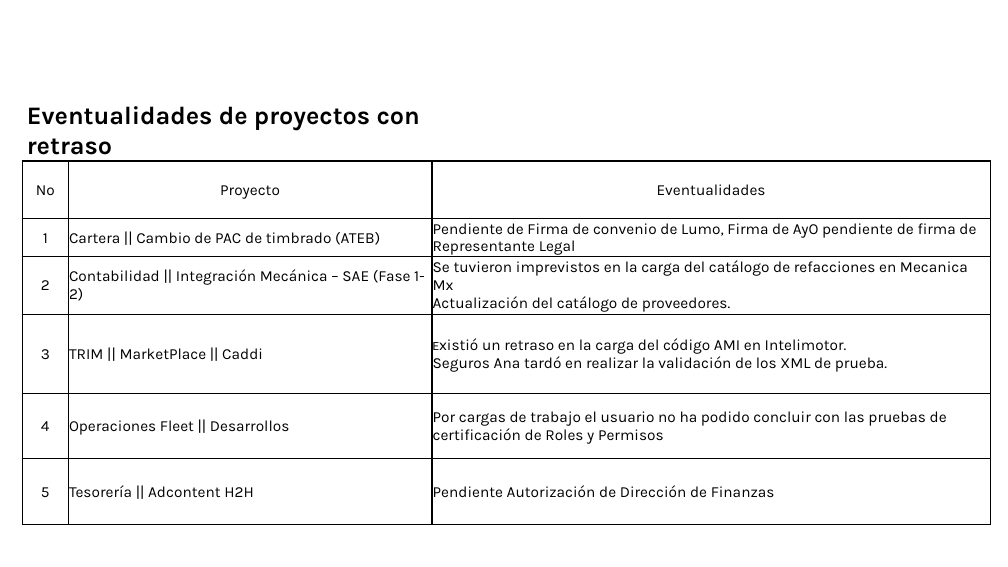
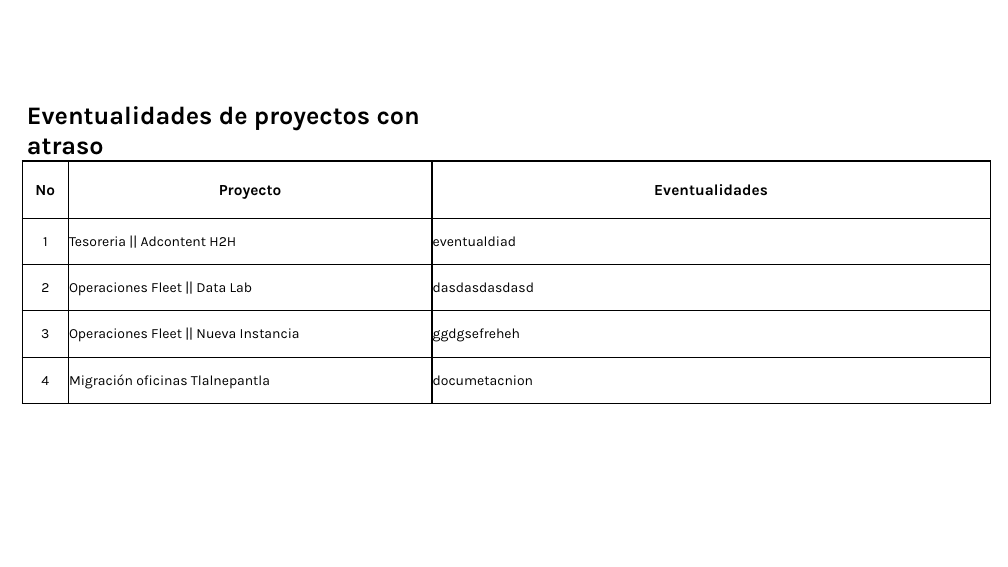
Before and after one commit to DTI-Dashboard/Proyectos, a slide deck: slide 3 of cierre_base.pptx. Drawn at 1008x567 pixels with LibreOffice and Linux fonts; fonts in the diff are those of the drawing; background and template pictures are left out. Boxes give left, top, right and bottom in pixels: in the first picture for what was removed or moved away, otherwise in the second. Text is boxed around its words. In the diff, an @@ line names an element or a change of style, - is before the commit and + after.

```diff
--- a/cierre_base.pptx
+++ b/cierre_base.pptx
@@ text at (x1=27, y1=106, x2=420, y2=155): text changed @@
-Eventualidades de proyectos con retraso
+Eventualidades de proyectos con atraso
@@ table at (x1=22, y1=161, x2=991, y2=525) @@
-row 2: 1 | Cartera || Cambio de PAC de timbrado (ATEB) | Pendiente de Firma de convenio de Lumo, Firma de AyO pendiente de firma de Representante Legal
-row 3: 2 | Contabilidad || Integración Mecánica – SAE (Fase 1-2) | Se tuvieron imprevistos en la carga del catálogo de refacciones en Mecanica Mx / Actualización del catálogo de proveedores.
-row 4: 3 | TRIM || MarketPlace || Caddi | Existió un retraso en la carga del código AMI en Intelimotor. / Seguros Ana tardó en realizar la validación de los XML de prueba.
-row 5: 4 | Operaciones Fleet || Desarrollos | Por cargas de trabajo el usuario no ha podido concluir con las pruebas de certificación de Roles y Permisos
-row 6: 5 | Tesorería || Adcontent H2H | Pendiente Autorización de Dirección de Finanzas
+row 2: 1 | Tesoreria || Adcontent H2H | eventualdiad
+row 3: 2 | Operaciones Fleet || Data Lab | dasdasdasdasd
+row 4: 3 | Operaciones Fleet || Nueva Instancia | ggdgsefreheh
+row 5: 4 | Migración oficinas Tlalnepantla | documetacnion
```
Also in this commit, not shown: 1 other slide changed.
